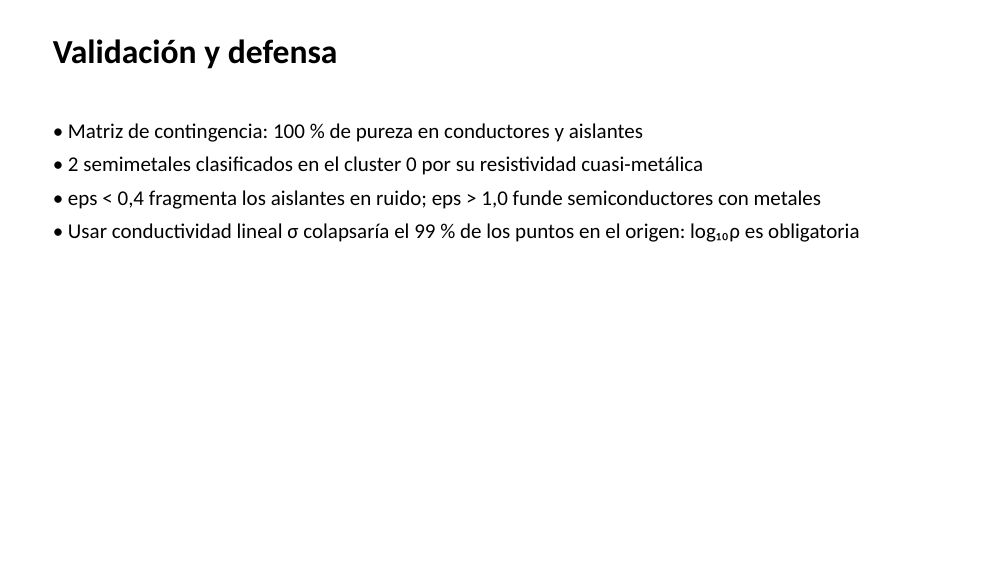
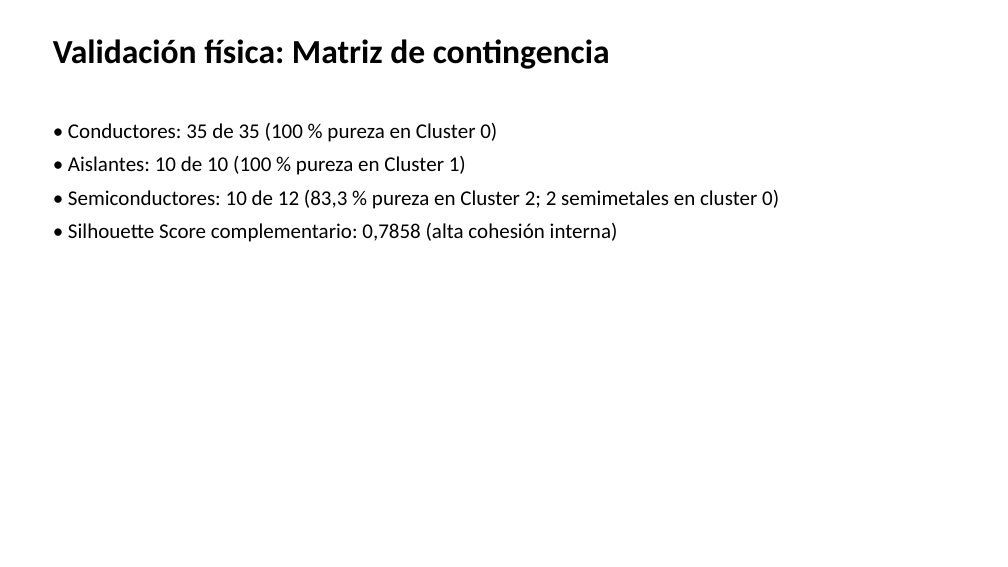
Before and after one commit to ArnauMontull/CPIA-Expo, a slide deck: slide 17 of presentacion/expo_cpia.pptx (slide 16 before the commit). Drawn at 1008x567 pixels with LibreOffice and Linux fonts; fonts in the diff are those of the drawing. Boxes give left, top, right and bottom in pixels: in the first picture for what was removed or moved away, otherwise in the second. Text is boxed around its words. In the diff, an @@ line names an element or a change of style, - is before the commit and + after.

```diff
--- a/presentacion/expo_cpia.pptx
+++ b/presentacion/expo_cpia.pptx
@@ text at box(53, 39, 610, 69): text changed @@
-Validación y defensa
+Validación física: Matriz de contingencia
@@ text at box(68, 123, 779, 242): text changed @@
-• Matriz de contingencia: 100 % de pureza en conductores y aislantes
-• 2 semimetales clasificados en el cluster 0 por su resistividad cuasi-metálica
-• eps < 0,4 fragmenta los aislantes en ruido; eps > 1,0 funde semiconductores con metales
-• Usar conductividad lineal σ colapsaría el 99 % de los puntos en el origen: log₁₀ρ es obligatoria
+• Conductores: 35 de 35 (100 % pureza en Cluster 0)
+• Aislantes: 10 de 10 (100 % pureza en Cluster 1)
+• Semiconductores: 10 de 12 (83,3 % pureza en Cluster 2; 2 semimetales en cluster 0)
+• Silhouette Score complementario: 0,7858 (alta cohesión interna)
```
Also in this commit, not shown: 2 other slides changed, 3 slides added, 2 slides removed, 8 other files.
